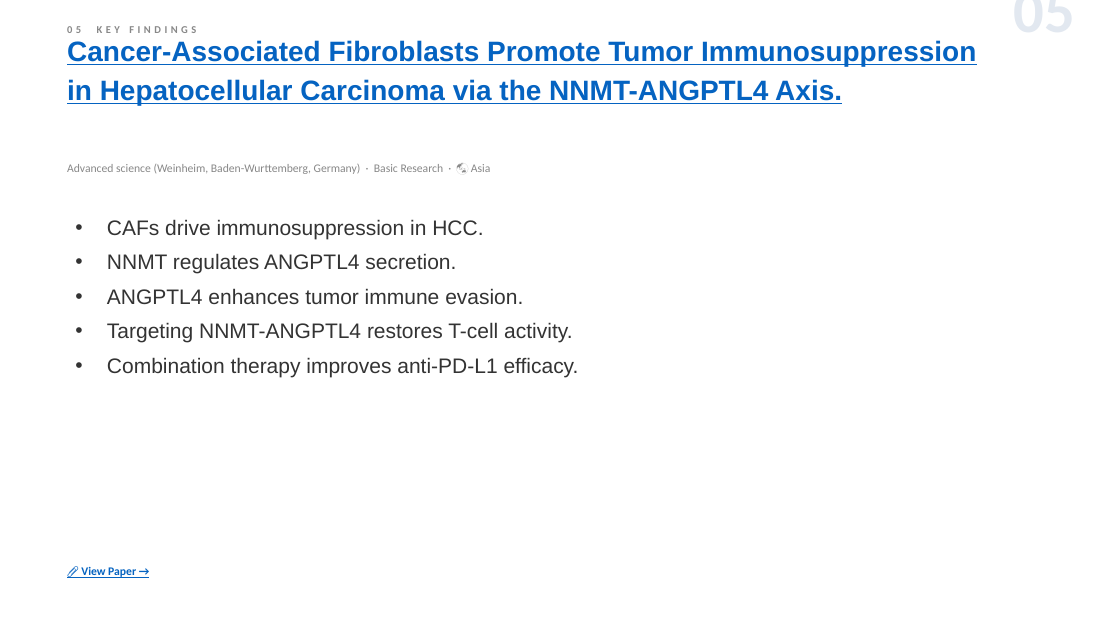
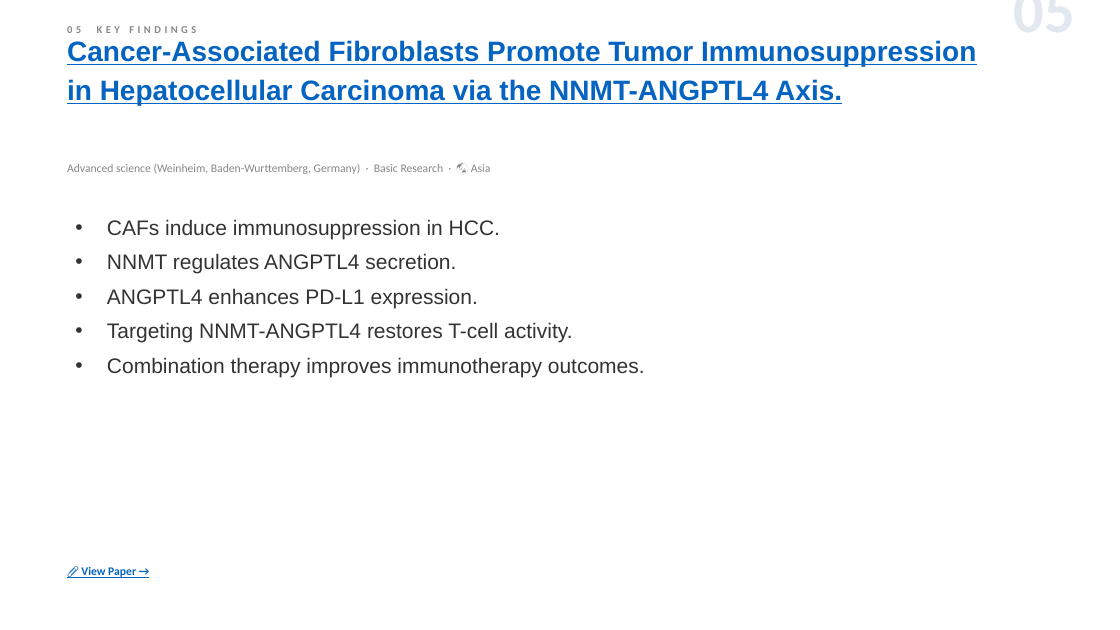
Before and after one commit to jejenhu-maker/hcc-weekly-digest, a slide deck: slide 7 of docs/digest-en.pptx. Drawn at 1120x630 pixels with LibreOffice and Linux fonts; fonts in the diff are those of the drawing. Boxes give left, top, right and bottom in pixels: in the first picture for what was removed or moved away, otherwise in the second. Text is boxed around its words. In the diff, an @@ line names an element or a change of style, - is before the commit and + after.

```diff
--- a/docs/digest-en.pptx
+++ b/docs/digest-en.pptx
@@ text at (x1=107, y1=219, x2=500, y2=239): text changed @@
-• CAFs drive immunosuppression in HCC.
+• CAFs induce immunosuppression in HCC.
@@ text at (x1=107, y1=288, x2=478, y2=308): text changed @@
-• ANGPTL4 enhances tumor immune evasion.
+• ANGPTL4 enhances PD-L1 expression.
@@ text at (x1=107, y1=357, x2=645, y2=377): text changed @@
-• Combination therapy improves anti-PD-L1 efficacy.
+• Combination therapy improves immunotherapy outcomes.
```
Also in this commit, not shown: 10 other slides changed, 3 other files.
